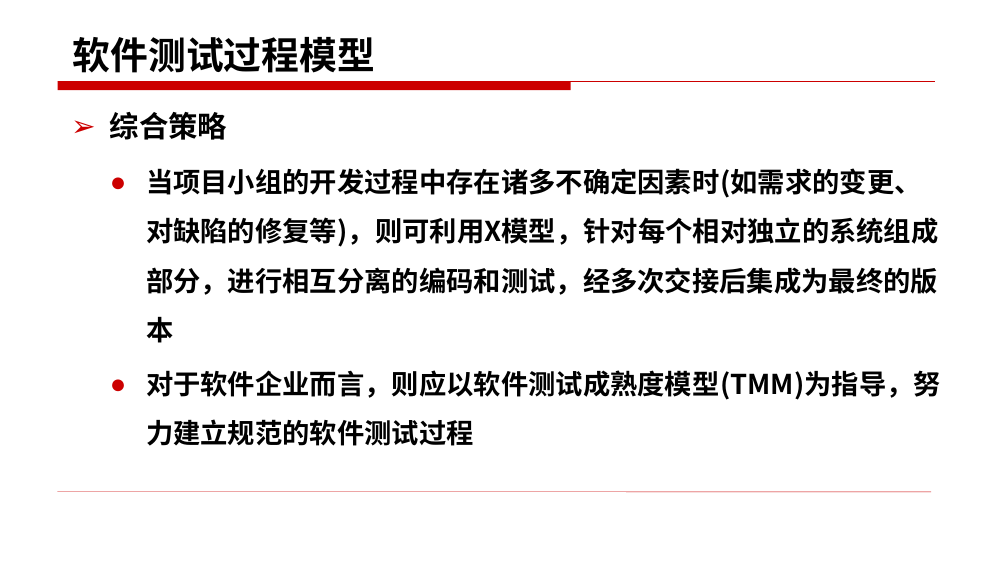
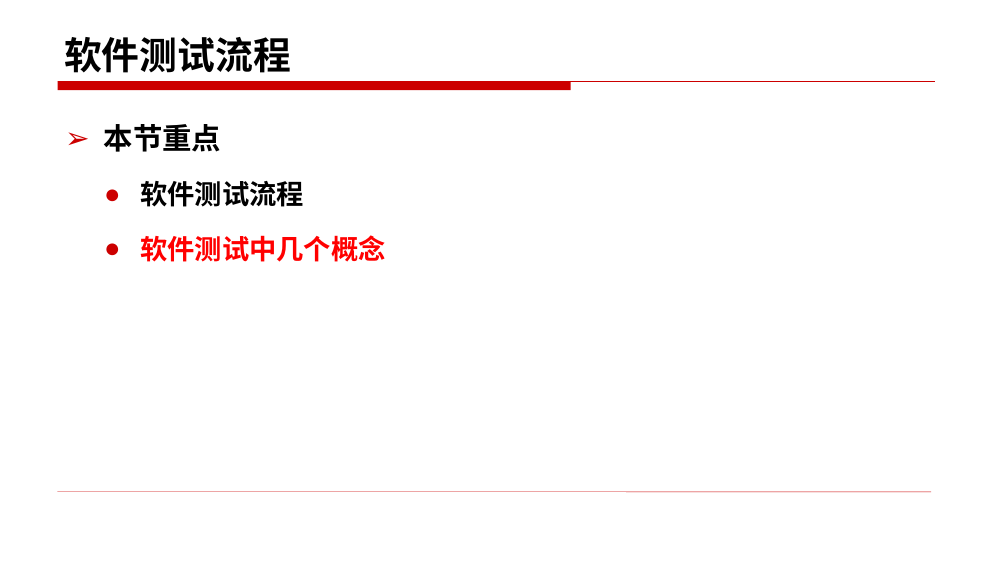
Before and after one commit to edu2act/course-foundation-software-tesing, a slide deck: slide 20 of materials/slides/2.3.pptx (slide 15 before the commit). Drawn at 1008x567 pixels with LibreOffice and Linux fonts; fonts in the diff are those of the drawing. Boxes give left, top, right and bottom in pixels: in the first picture for what was removed or moved away, otherwise in the second. Text is boxed around its words. In the diff, an @@ line names an element or a change of style, - is before the commit and + after.

```diff
--- a/materials/slides/2.3.pptx
+++ b/materials/slides/2.3.pptx
@@ title at (x1=64, y1=37, x2=291, y2=73): text changed @@
-软件测试过程模型
+软件测试流程
@@ text at (x1=104, y1=124, x2=386, y2=262): text changed @@
-➢ 综合策略
-  ● 当项目小组的开发过程中存在诸多不确定因素时(如需求的变更、对缺陷的修复等)，则可利用X模型，针对每个相对独立的系统组成部分，进行相互分离的编码和测试，经多次交接后集成为最终的版本
-  ● 对于软件企业而言，则应以软件测试成熟度模型(TMM)为指导，努力建立规范的软件测试过程
+➢ 本节重点
+  ● 软件测试流程
+  ● 软件测试中几个概念
```
Also in this commit, not shown: 9 other slides changed, 15 slides added, 3 slides removed, 8 other files.
